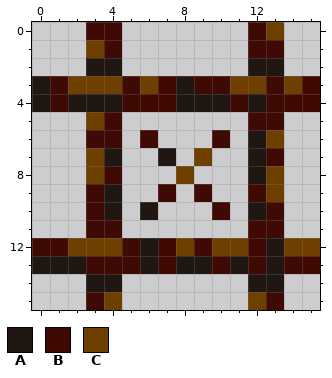
Pixel-art sprite -- data/base/gfx/game/tile/beam/wood_c.png. This is how it looked before the edit.
The file is 16x16 pixels.
Palette (. is transparent): A #201713  B #3f0a04  C #6f3f00
Pixels before, first column x 0:
 0 ...BB.......BC..
 1 ...CB.......BB..
 2 ...AA.......AA..
 3 ABCCCBCBABBCCBCB
 4 ABAAABBBAAABABBB
 5 ...CB.......BB..
 6 ...BB.B...B.AC..
 7 ...CA..A.C..AB..
 8 ...CB...C...AC..
 9 ...BA..B.B..BC..
10 ...BA.A...B.AB..
11 ...BB.......BB..
12 BBCCCBABCBCCBACC
13 AAABBBABAABABABB
14 ...AA.......AA..
15 ...BC.......CB..
And afterwards:
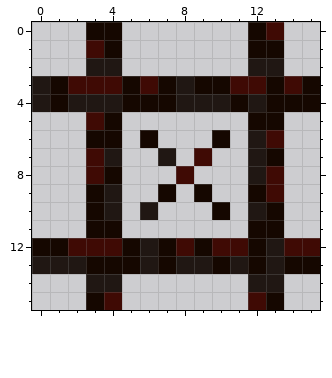
Edits made:
Colour B changes from #3f0a04 to #150700.
Colour C changes from #6f3f00 to #3f0a04.
Pixel boxes of the changes (left, top, right, bottom) in both pictures:
changed: (32, 22, 320, 310)
